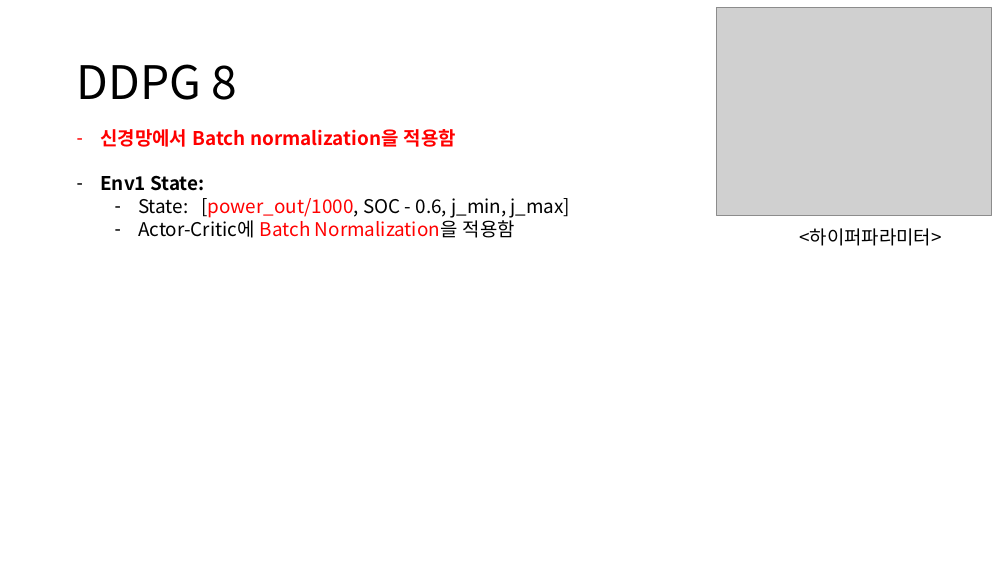
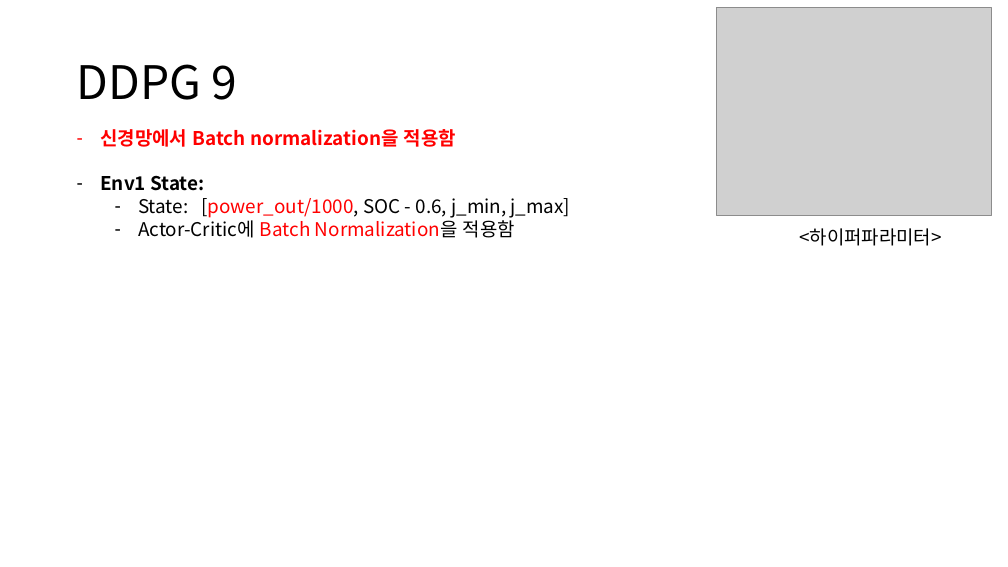
Before and after one commit to zidane89/experiment, a slide deck: slide 25 of 실험정리.pptx (slide 24 before the commit). Drawn at 1008x567 pixels with LibreOffice and Linux fonts; fonts in the diff are those of the drawing; grey boxes stand for pictures. Boxes give left, top, right and bottom in pixels: in the first picture for what was removed or moved away, otherwise in the second. Text is boxed around its words. In the diff, an @@ line names an element or a change of style, - is before the commit and + after.

```diff
--- a/실험정리.pptx
+++ b/실험정리.pptx
@@ title at [77,64,238,100]: text changed @@
-DDPG 8
+DDPG 9
```
Also in this commit, not shown: 1 other slide changed, 1 slide added, 4 other files.
